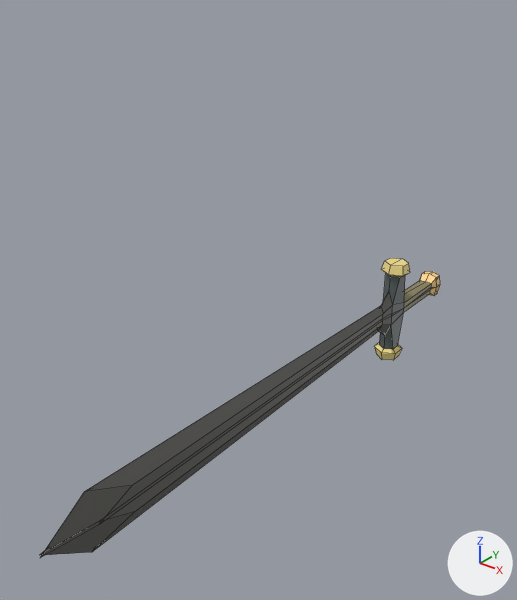
A saved change to the FBX model KRON/Assets/Rendering/Models/sword.fbx.
Before and after are seen from a 50 mm camera at (0.883, -1.834, 0.96) aimed at (-0.253, -0.413, 0.079). The lights are fixed; the arrows at lower right show +X, +Y and +Z. Mesh edges are drawn as thin lines.

Names of what the first picture shows: 'sword'.
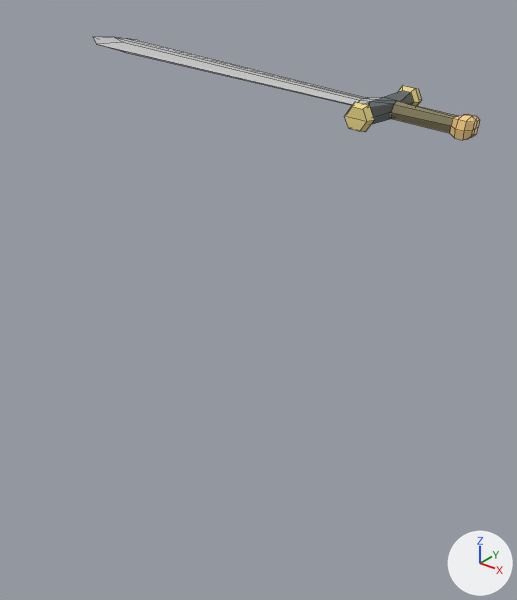
Commit message: Update sword

Changed parts and their boxes [x1, y1, x2, y2] in the pictures (517 x 600 px; the box of a moved part takes in the faces that stretch with it):
'sword', reshaped, moved, turned
    before: [40, 258, 440, 558]
    after: [93, 37, 480, 140]
part 1 of me_sword, moved or reshaped
    before: [40, 258, 440, 558]
    after: [93, 37, 480, 140]
part 2 of me_sword, surface changed
    before: [40, 292, 393, 555]
    after: [97, 38, 380, 105]

Patch to the scene script:
```diff
--- a/KRON/Assets/Rendering/Models/sword.fbx.py
+++ b/KRON/Assets/Rendering/Models/sword.fbx.py
@@ mat_kron_metalic @@
+mat_kron_metalic = principled_material('KRON METALIC')
+mat_kron_metalic.texture = img_palette_png
+mat_kron_metalic.metallic = 0.359
+mat_kron_metalic.roughness = 0.327
@@ me_sword @@
 # used by ob_sword; location = (0.0, 0.0, 0.0)
-me_sword.from_pydata(...)  # 110 vertices, 103 faces; spans x -0.04..0.03, y -1.34..0.17, z -0.16..0.15
+me_sword.from_pydata(...)  # 102 vertices, 102 faces; spans x -0.04..0.03, y -1.34..0.18, z -0.16..0.15
+# me_sword part 1
+# 9 vertices are removed from x -0.03..0.02, y -1.34..0.16, z -0.01..0.0
+# 102 faces are deleted
+# 8 vertices in x -0.02..0.02, y 0.16, z -0.02..0.02 move by (0.0, 0.02, 0.0)
+# 1 vertex is added at (0.02, 0.18, 0.0)
+# 20 new faces join them, mat_kron_metalic (picture img_palette_png)
+# 81 new faces join them, mat_kron (picture img_palette_png)
+# me_sword part 2: 14 kept faces spanning x -0.03..0.01, y -1.34..-0.12, z -0.08..0.07 get new texture (UV) coordinates
 me_sword.materials.append(mat_kron)
+me_sword.materials.append(mat_kron_metalic)  # picture img_palette_png
@@ ob_sword @@
 ob_sword = bpy.data.objects.new('sword', me_sword)
-ob_sword.location = (0.0, 0.0, 0.0)
+ob_sword.location = (-0.036, -0.009, 0.556)
+ob_sword.rotation_euler = (1.217, 1.658, -0.353)  # degrees (70, 95, -20)
```
